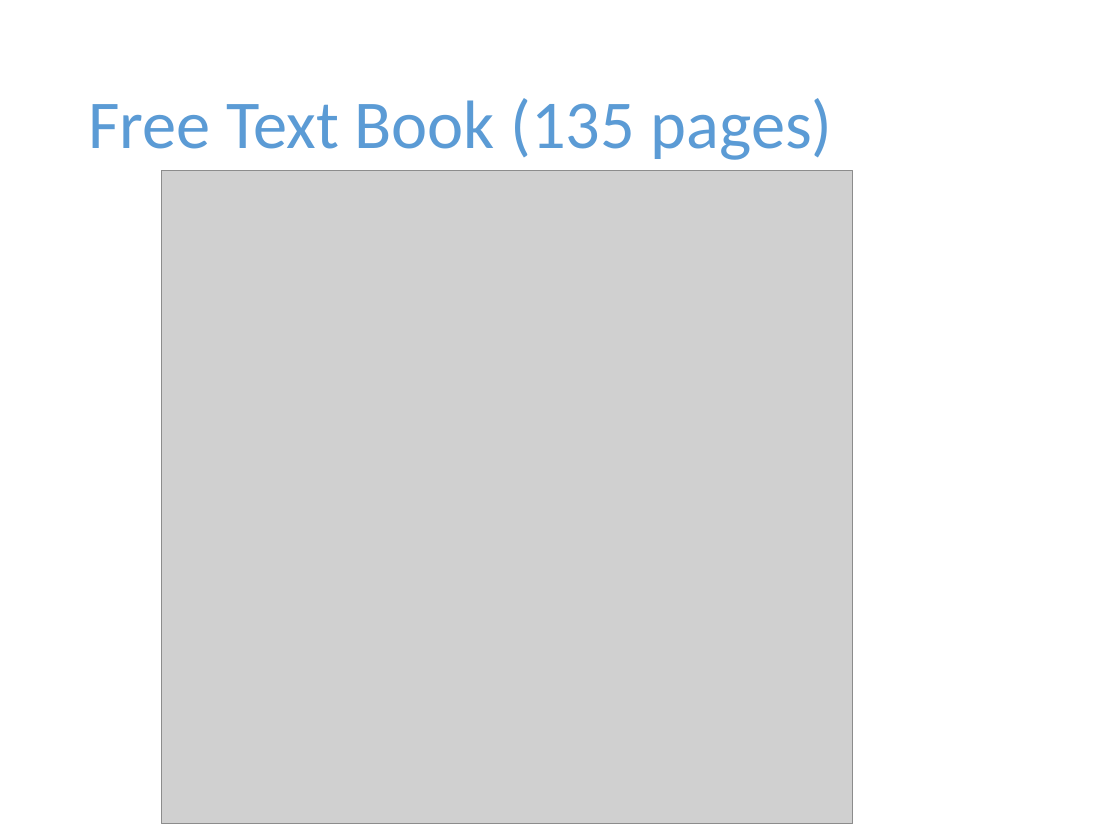
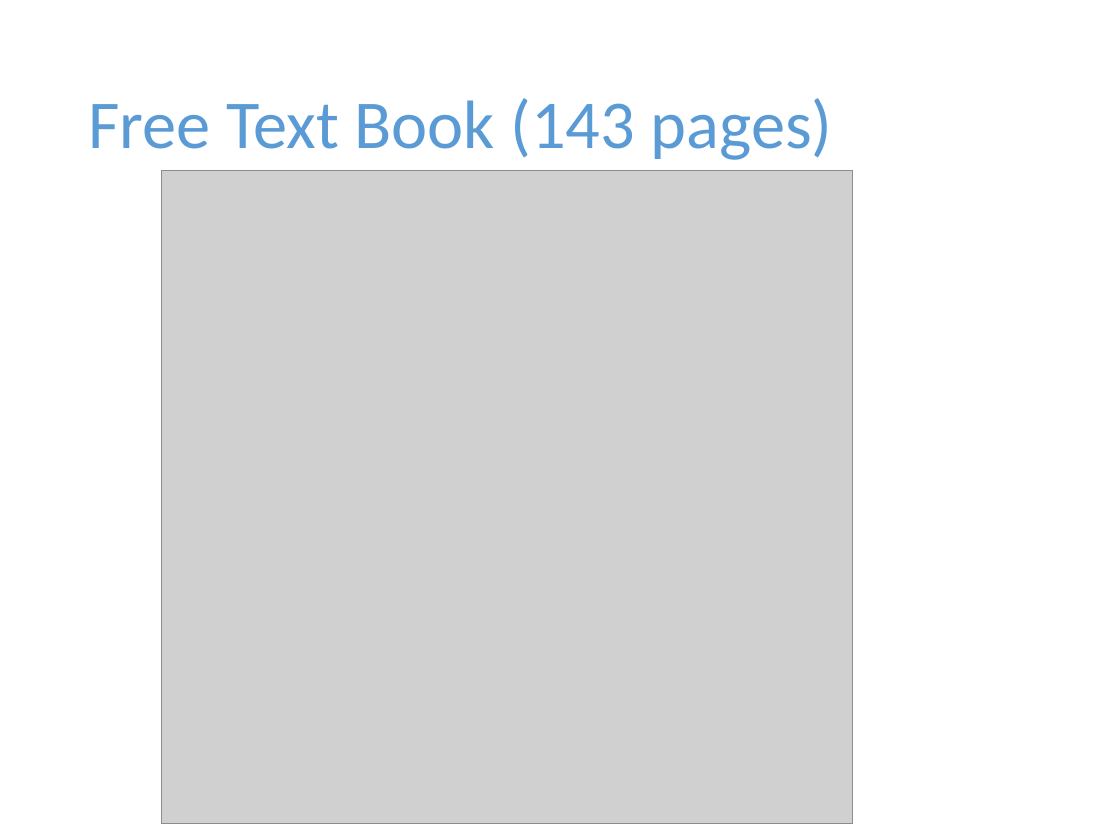
Before and after one commit to harmonylang/harmony, a slide deck: slide 12 of Harmony.pptx. Drawn at 1120x840 pixels with LibreOffice and Linux fonts; fonts in the diff are those of the drawing; grey boxes stand for pictures. Boxes give left, top, right and bottom in pixels: in the first picture for what was removed or moved away, otherwise in the second. Text is boxed around its words. In the diff, an @@ line names an element or a change of style, - is before the commit and + after.

```diff
--- a/Harmony.pptx
+++ b/Harmony.pptx
@@ title at <box>88,98,833,160</box>: text changed @@
-Free Text Book (135 pages)
+Free Text Book (143 pages)
```
Also in this commit, not shown: 7 other files.
